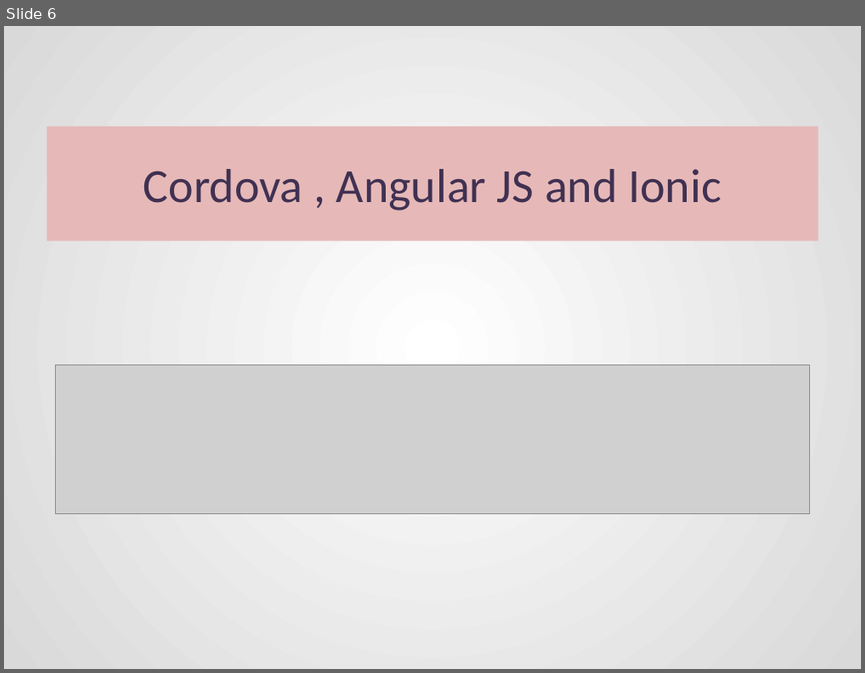
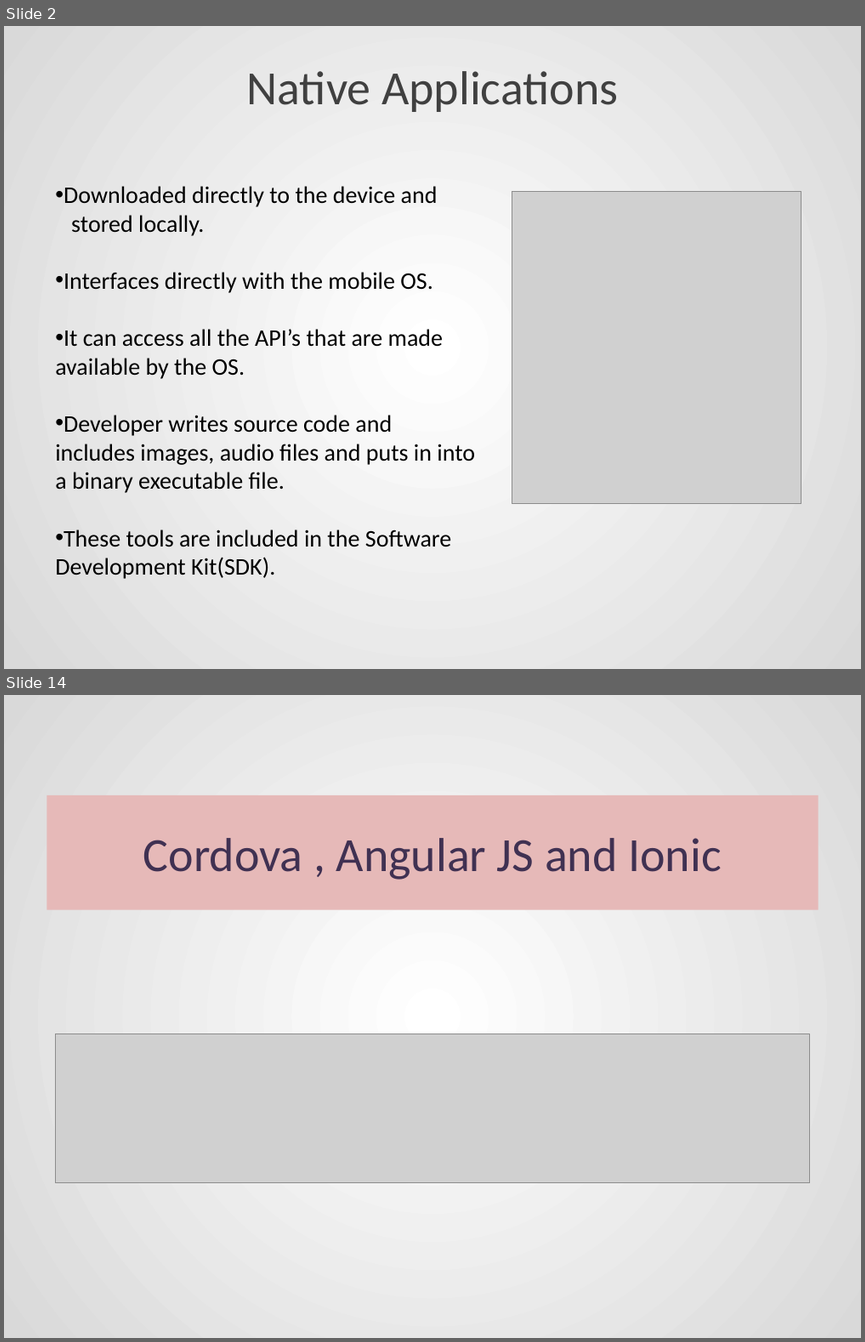
Before and after one commit to sanketrd09/collegepptwork, a slide deck: HybridApp-powerpoint.pptx. Shown one above the other, each under a label of ours: slide 6 before the commit, slides 2 and 14 after it; the slides between them are not shown. The pictures are 865x673 and 865x1342 pixels, drawn with LibreOffice and Linux fonts; fonts in the diff are those of the drawing; grey boxes stand for pictures. Boxes give left, top, right and bottom in pixels: in the first picture for what was removed or moved away, otherwise in the second. Text is boxed around its words. In the diff, an @@ line names an element or a change of style, - is before the commit and + after.

```diff
--- a/HybridApp-powerpoint.pptx
+++ b/HybridApp-powerpoint.pptx
@@ slide 2 added at <box>4,26,861,669</box>, background gradient #FFFFFF to #D9D9D9 @@
@@ title added at <box>246,71,618,112</box>, 40 pt, text #404040 @@
+Native Applications
@@ text added at <box>55,186,475,578</box>, 20 pt, text #000000 @@
+• Downloaded directly to the device and stored locally.
+• Interfaces directly with the mobile OS.
+• It can access all the API’s that are made available by the OS.
+• Developer writes source code and includes images, audio files and puts in into a binary executable file.
+• These tools are included in the Software Development Kit(SDK).
@@ picture added at <box>512,192,801,503</box> @@
@@ what was slide 6 is now slide 14 @@
```
Also in this commit, not shown: 3 slides changed, 7 other slides added, 2 other files.
